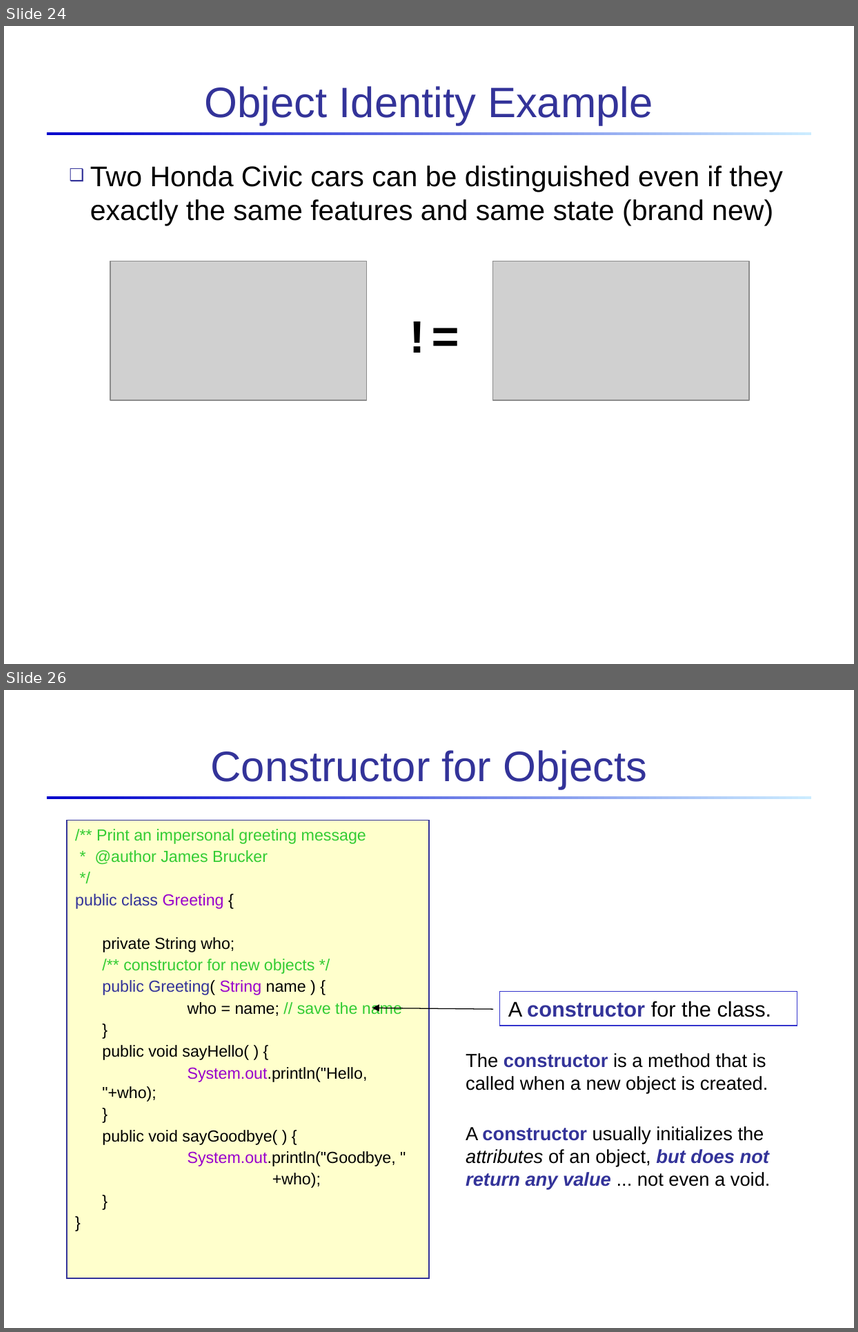
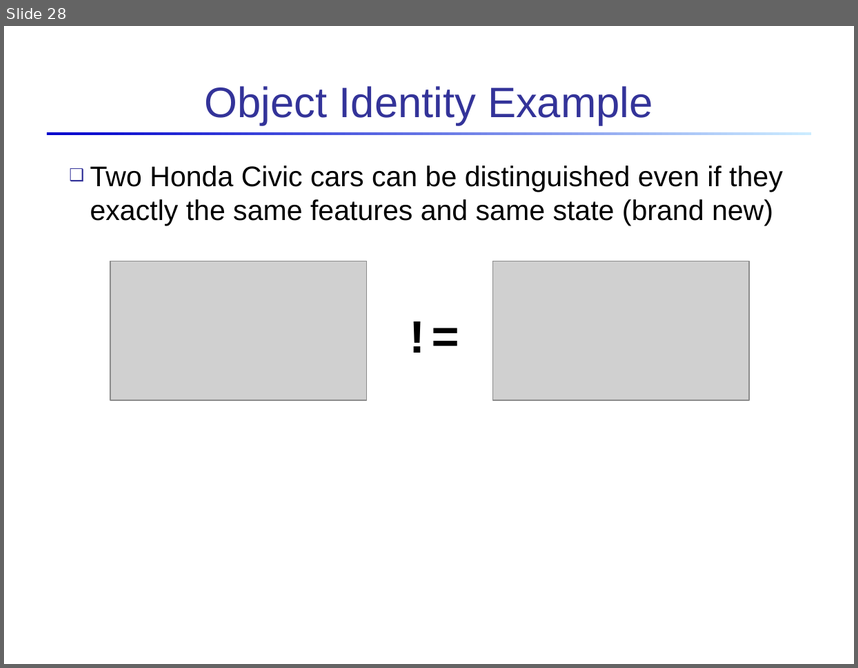
Before and after one commit to skeoop/skeoop.github.io, a slide deck: week1/2-Introduction-to-Objects.ppt. Shown one above the other, each under a label of ours: slides 24 and 26 before the commit, slide 28 after it; the slides between them are not shown. The pictures are 858x1332 and 858x668 pixels, drawn with LibreOffice and Linux fonts; fonts in the diff are those of the drawing; grey boxes stand for pictures. Boxes give left, top, right and bottom in pixels: in the first picture for what was removed or moved away, otherwise in the second. Text is boxed around its words. In the diff, an @@ line names an element or a change of style, - is before the commit and + after.

```diff
--- a/week1/2-Introduction-to-Objects.ppt
+++ b/week1/2-Introduction-to-Objects.ppt
@@ slide 26 removed at bbox=[4, 690, 854, 1328], background #FFFFFF; not listed: 1 template element that a slide beside it also shows @@
@@ title removed at bbox=[210, 750, 647, 789] @@
-Constructor for Objects
@@ text removed at bbox=[67, 820, 429, 1279] @@
-/** Print an impersonal greeting message
-* @author James Brucker
-*/
-public class Greeting {
-private String who;
-/** constructor for new objects */
-public Greeting( String name ) {
-who = name; // save the name
-}
-public void sayHello( ) {
-System.out.println("Hello, "+who);
-}
-public void sayGoodbye( ) {
-System.out.println("Goodbye, "
-+who);
-}
-}
@@ rectangle removed at bbox=[499, 991, 797, 1025] @@
-A constructor for the class.
@@ arrow removed from (493, 1009) to (372, 1008) @@
@@ text removed at bbox=[466, 1053, 771, 1189] @@
-The constructor is a method that is called when a new object is created.
-A constructor usually initializes the attributes of an object, but does not return any value ... not even a void.
@@ what was slide 24 is now slide 28 @@
```
Also in this commit, not shown: 15 other slides changed, 8 slides added, 10 other slides removed, 2 other files.
